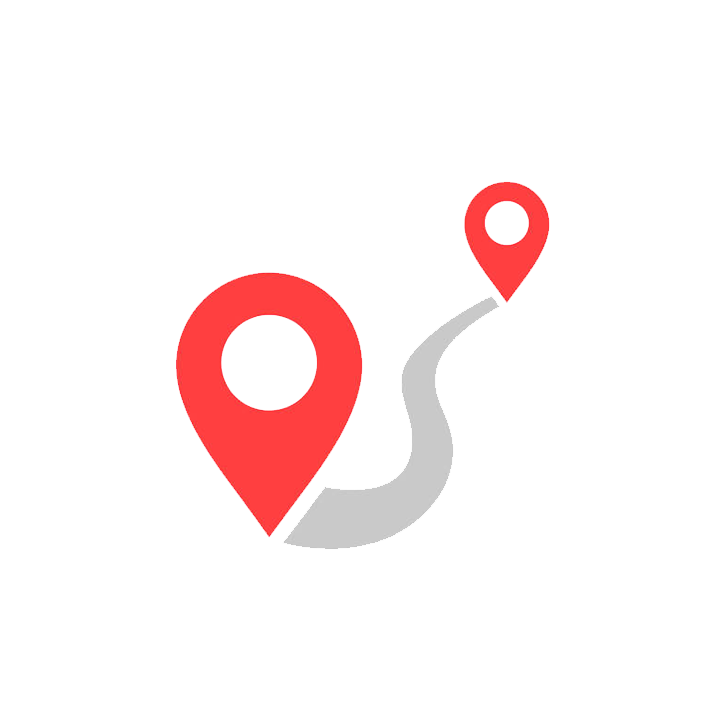
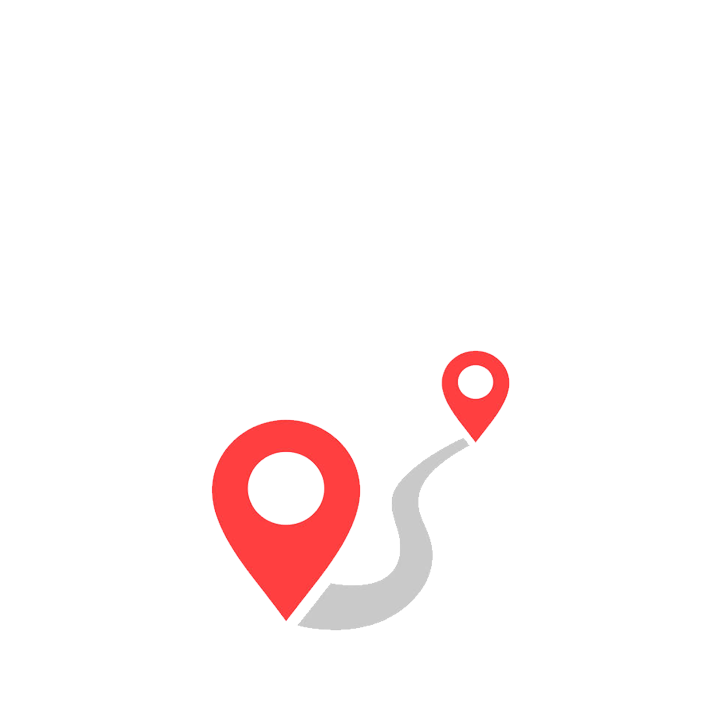
Layer changes from the first 720x720 image to the second:
painted on "home_tile_distance" over (x1=176, y1=181, x2=550, y2=631)
